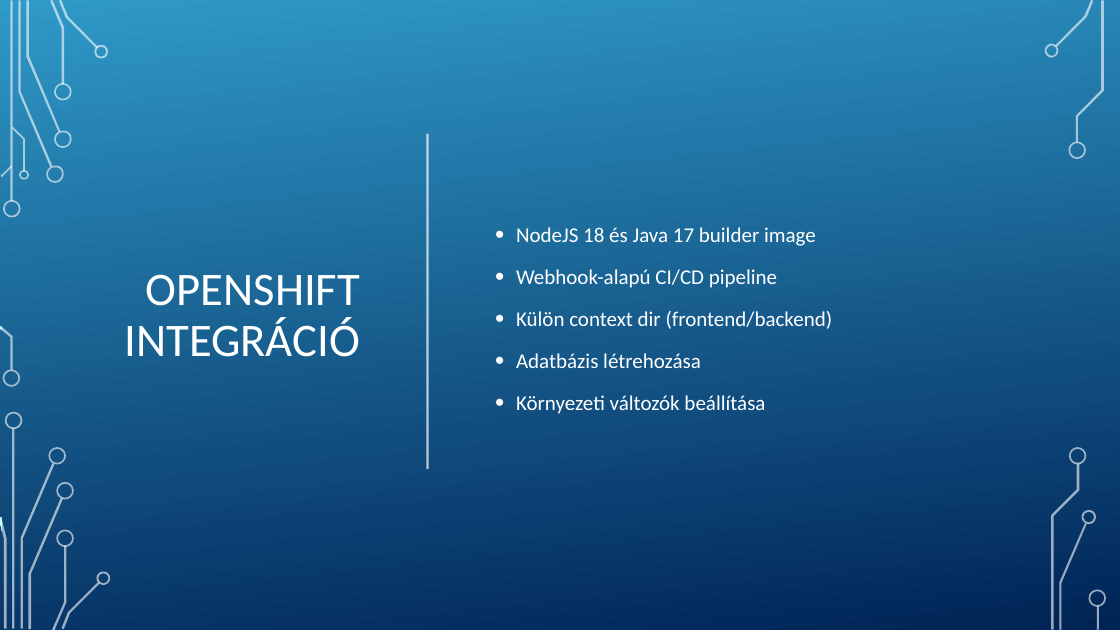
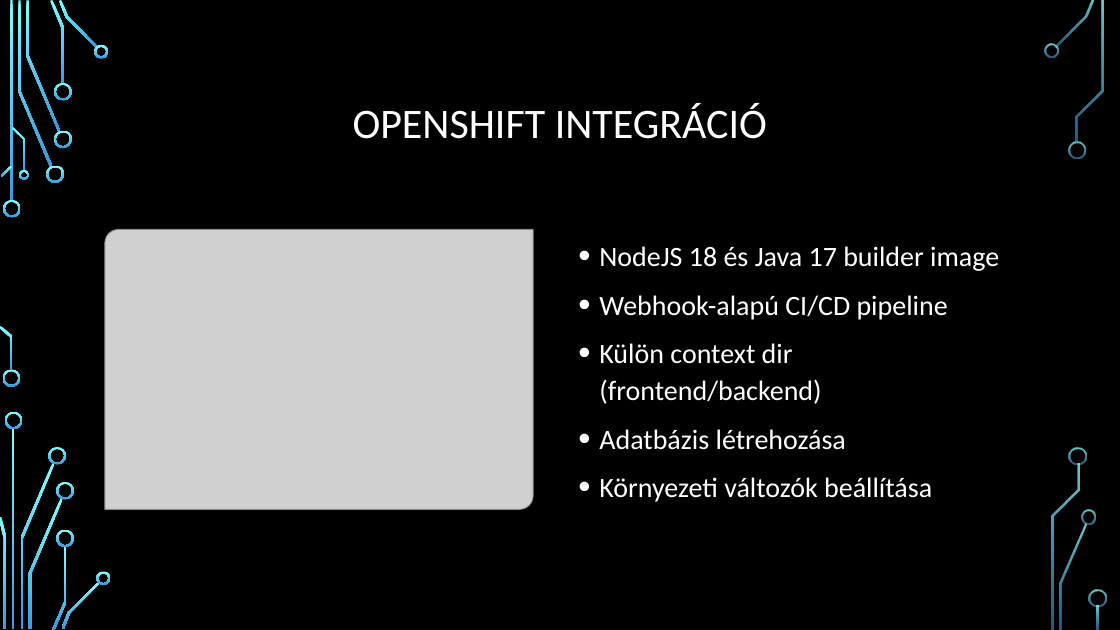
Before and after one commit to domonkoskovacs/photo_app_paas, a slide deck: slide 7 of Web app paas környezetben.pptx. Drawn at 1120x630 pixels with LibreOffice and Linux fonts; fonts in the diff are those of the drawing; grey boxes stand for pictures; background and template pictures are left out. Boxes give left, top, right and bottom in pixels: in the first picture for what was removed or moved away, otherwise in the second. Text is boxed around its words. In the diff, an @@ line names an element or a change of style, - is before the commit and + after.

```diff
--- a/Web app paas környezetben.pptx
+++ b/Web app paas környezetben.pptx
@@ rectangle removed at (3,0,1120,628) @@
@@ title "OPENSHIFT INTEGRÁCIÓ": place and size @@
-title "OPENSHIFT INTEGRÁCIÓ" at (124,274,360,357)
+title "OPENSHIFT INTEGRÁCIÓ" at (353,103,767,139)
@@ title "OPENSHIFT INTEGRÁCIÓ" at (353,103,767,139): size 40 to 36 pt; alignment right to centre @@
@@ line removed from (428, 134) to (428, 469) @@
@@ text "NodeJS 18 és Java 17 ...": place and size @@
-text "NodeJS 18 és Java 17 ..." at (516,227,833,414)
+text "NodeJS 18 és Java 17 ..." at (599,246,999,502)
@@ text "NodeJS 18 és Java 17 ..." at (599,246,999,502): size 18 to 24 pt; line spacing 1.2 to 1.1 @@
@@ picture added at (105,229,534,509) @@
@@ group removed at (0,0,111,630): 24 freeform shapes, 2 rectangles @@
@@ group removed at (1044,0,1107,629): 9 freeform shapes, 1 rectangle @@
```
Also in this commit, not shown: 1 other slide changed.
